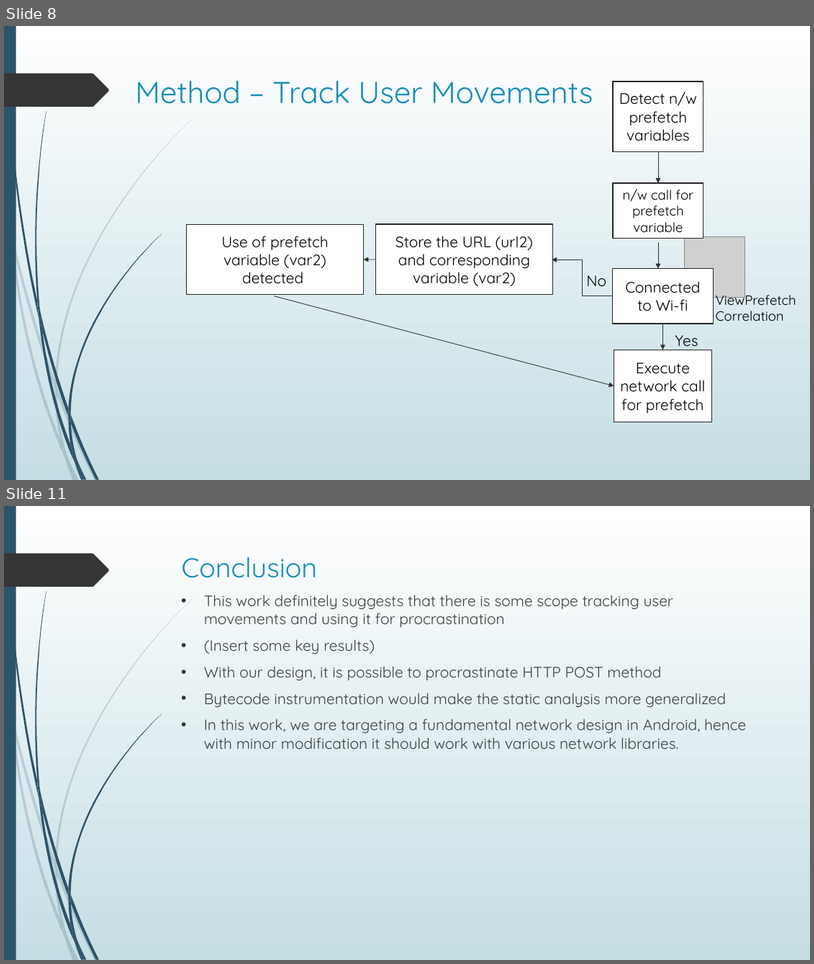
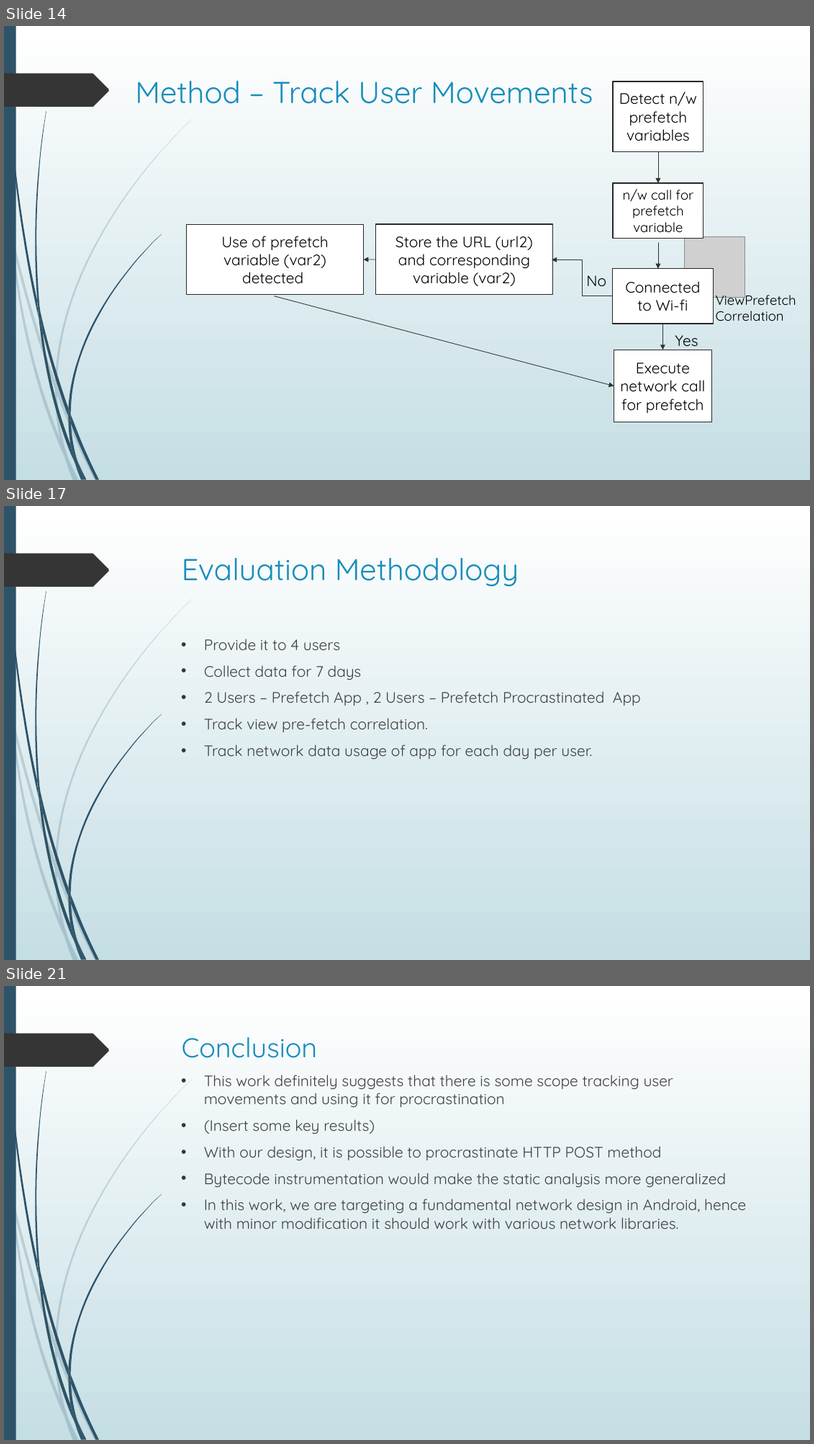
Before and after one commit to shahamish150294/PrefetchProcrastinatorAndroid, a slide deck: Prefetch Procrastinator Final Presentation.pptx. Shown one above the other, each under a label of ours: slides 8 and 11 before the commit, slides 14, 17 and 21 after it; the slides between them are not shown. The pictures are 814x964 and 814x1444 pixels, drawn with LibreOffice and Linux fonts; fonts in the diff are those of the drawing; grey boxes stand for pictures. Boxes give left, top, right and bottom in pixels: in the first picture for what was removed or moved away, otherwise in the second. Text is boxed around its words. In the diff, an @@ line names an element or a change of style, - is before the commit and + after.

```diff
--- a/Prefetch Procrastinator Final Presentation.pptx
+++ b/Prefetch Procrastinator Final Presentation.pptx
@@ slide 17 added at [4, 506, 810, 960], background gradient #FFFFFF to #C5DEE5; not listed: 24 template elements that a slide beside it also shows @@
@@ title added at [182, 558, 519, 587], 36 pt, text #178DBB @@
+Evaluation Methodology
@@ text added at [204, 638, 641, 759], 18 pt, text #404040 @@
+• Provide it to 4 users
+• Collect data for 7 days
+• 2 Users – Prefetch App , 2 Users – Prefetch Procrastinated App
+• Track view pre-fetch correlation.
+• Track network data usage of app for each day per user.
@@ what was slide 8 is now slide 14 @@
@@ what was slide 11 is now slide 21 @@
```
Also in this commit, not shown: 11 other slides added, 2 slides removed.
